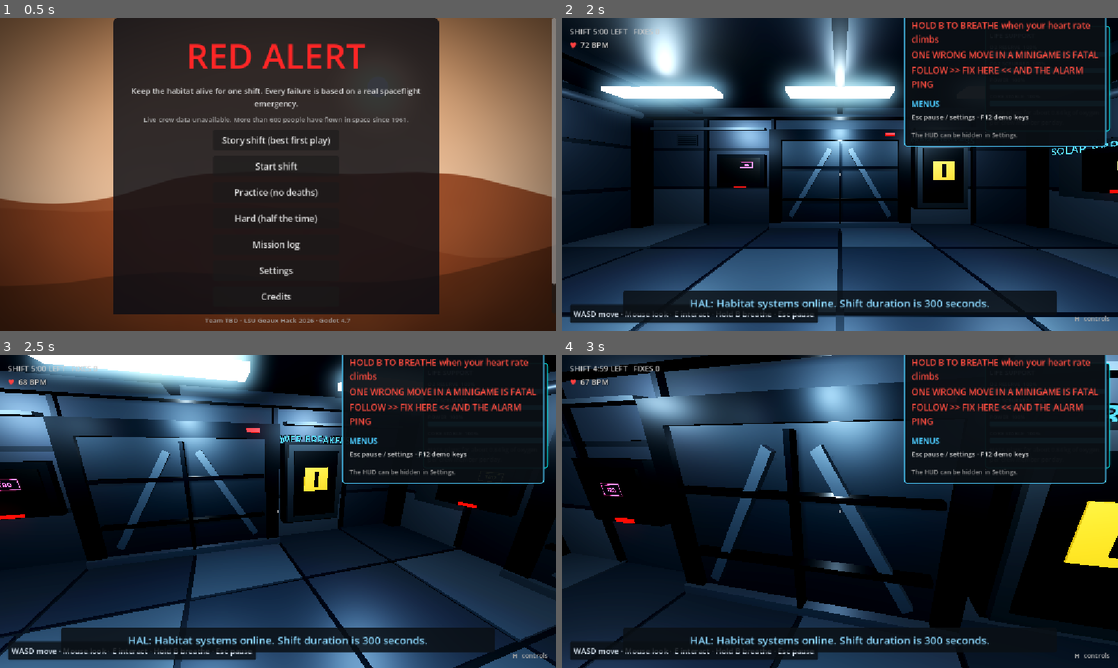
Above: before the commit, frames 1-4 (two rows, left to right).
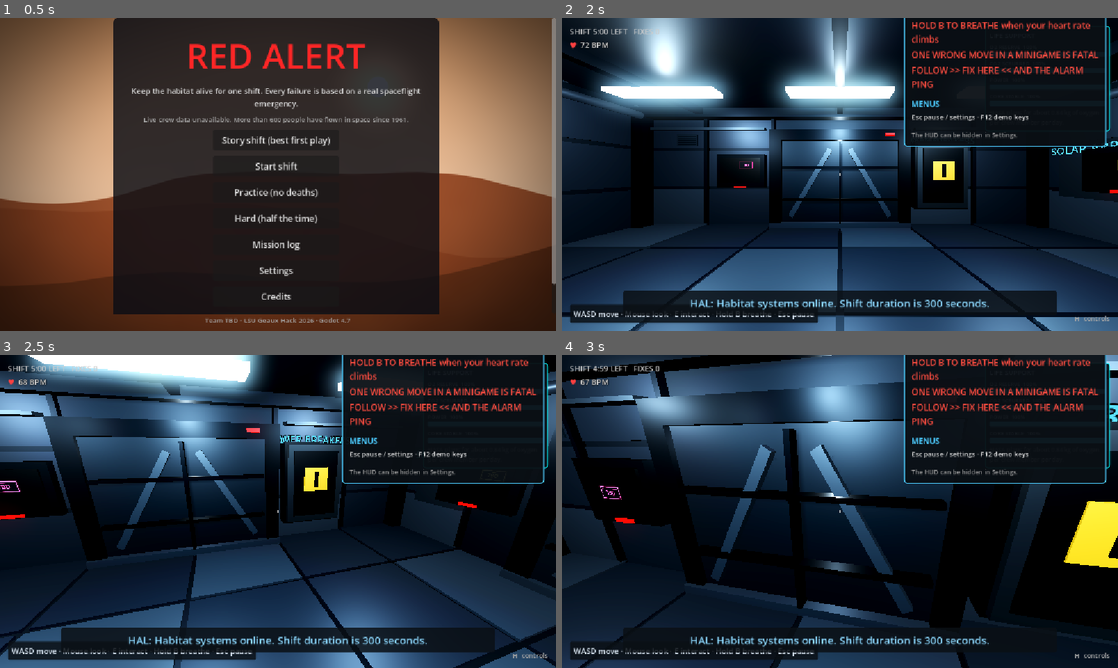
Above: after the commit, the same moments.

Repository: CrawfishChowder/GDSCHackathon
Game: Godot game, scene res://scenes/ui/title_screen.tscn
Same seed, same stepped clock (60 frames per second), same inputs: the game is played once before the commit and once after it.
Inputs (mouse positions are in pixels of both pictures, inside the frame that each line leads up to):
- Up to frame 1 (0.5 s): no input
- Up to frame 2 (2 s): click "Settings" at 0.5 s; click "Story shift (best first play)" at 1.25 s
- Up to frame 3 (2.5 s): tap Enter at 2 s; move the mouse to (305, 511) at 2.02 s; hold W (move_forward) from 2.03 s (still down); hold B (breathe) from 2.03 s (still down); tap Space (jump) at 2.27 s
- Up to frame 4 (3 s): keep holding W (move_forward); move the mouse to (812, 511) at 2.77 s; release B (breathe) at 2.78 s; tap E (interact) at 2.85 s

Frame 1 is identical in both runs. In frame 2, less than 0.1% of the frame differs, in the area x 31-100%, y 45-49%; in frame 3, 0.1%; in frame 4, 0.1%, in the area x 6-11%, y 40-47%.

Commit message:
Performance mode for 60 FPS at 1080p on integrated GPUs (T15g)
Implemented by Gemini from docs/handoff/step-15.md; reviewed by Claude.
Always: MSAA off, monitor viewports capped at 512x288. Performance mode: 3D at
0.75 scale, no shadows/fog/glow, monitors at 15 Hz. A one-time toast suggests it
when FPS stays under 55 for 5 s. Claude: performance mode no longer overwrites
the player's saved shadows choice.

Co-Authored-By: Claude Opus 5.5 <noreply@anthropic.com>

Diff:
--- a/red-alert/scripts/stage1/lighting_director.gd
+++ b/red-alert/scripts/stage1/lighting_director.gd
@@ -14,6 +14,9 @@
 	process_mode = PROCESS_MODE_ALWAYS
 	_setup_audio()
 	_setup_environment()
+	var s: Node = get_node_or_null("/root/Settings")
+	if s != null and s.has_signal("settings_changed"):
+		s.connect("settings_changed", _on_settings_changed)
 	var tree := get_tree()
 	if tree != null:
 		await tree.process_frame
@@ -150,13 +153,47 @@
 
 
 func _setup_environment() -> void:
-	var we := get_node_or_null("../../WorldEnvironment") as WorldEnvironment
+	var we := _get_world_environment()
 	if we == null or we.environment == null:
 		return
 	var env: Environment = we.environment
-	env.glow_enabled = true
+	var perf: bool = _is_performance_mode()
+	env.glow_enabled = not perf
 	env.glow_intensity = 0.6
 	env.glow_bloom = 0.05
-	env.fog_enabled = true
+	env.fog_enabled = not perf
 	env.fog_light_color = Color(0.05, 0.07, 0.09)
 	env.fog_density = 0.008
+
+
+func _on_settings_changed(key: String, value: Variant) -> void:
+	if key == "performance_mode":
+		_apply_performance_mode(bool(value))
+
+
+func _apply_performance_mode(perf: bool) -> void:
+	var we := _get_world_environment()
+	if we == null or we.environment == null:
+		return
+	we.environment.glow_enabled = not perf
+	we.environment.fog_enabled = not perf
+
+
+func _is_performance_mode() -> bool:
+	var s: Node = get_node_or_null("/root/Settings")
+	if s != null and s.has_method("get_setting"):
+		var val: Variant = s.get_setting("performance_mode")
+		if val != null:
+			return bool(val)
+	return false
+
+
+func _get_world_environment() -> WorldEnvironment:
+	var we := get_node_or_null("../../WorldEnvironment") as WorldEnvironment
+	if we != null:
+		return we
+	if get_parent() != null:
+		we = get_parent().get_node_or_null("WorldEnvironment") as WorldEnvironment
+		if we != null:
+			return we
+	return null
--- a/red-alert/scripts/stage1/normal_operations.gd
+++ b/red-alert/scripts/stage1/normal_operations.gd
@@ -69,18 +69,29 @@
 var _slots: Dictionary = {}
 var _connected_owner_ids: Dictionary = {}
 var _refresh_accumulator: float = 0.0
+var _performance_mode: bool = false
 
 
 func _ready() -> void:
 	process_mode = PROCESS_MODE_ALWAYS
 	_initialize_monitors()
+	var s: Node = get_node_or_null("/root/Settings")
+	if s != null:
+		if s.has_method("get_setting"):
+			_performance_mode = bool(s.get_setting("performance_mode"))
+		if s.has_signal("settings_changed"):
+			s.connect("settings_changed", func(key: String, value: Variant) -> void:
+				if key == "performance_mode":
+					_performance_mode = bool(value)
+			)
 
 
 func _process(delta: float) -> void:
 	_refresh_accumulator += delta
-	if _refresh_accumulator < 1.0 / monitor_refresh_rate:
+	var target_interval: float = 1.0 / 15.0 if _performance_mode else 1.0 / float(monitor_refresh_rate)
+	if _refresh_accumulator < target_interval:
 		return
-	_refresh_accumulator = fmod(_refresh_accumulator, 1.0 / monitor_refresh_rate)
+	_refresh_accumulator = fmod(_refresh_accumulator, target_interval)
 	for slot: Dictionary in _slots.values():
 		(slot["viewport"] as SubViewport).render_target_update_mode = (
 			SubViewport.UPDATE_ONCE
@@ -189,6 +200,7 @@
 			continue
 
 		var resolution := _resolution_for_surface(surface)
+		resolution = Vector2i(mini(resolution.x, 512), mini(resolution.y, 288))
 		var viewport := SubViewport.new()
 		viewport.name = "%sViewport" % _pascal_case(String(monitor_id))
 		viewport.size = resolution
--- a/red-alert/scripts/systems/settings.gd
+++ b/red-alert/scripts/systems/settings.gd
@@ -19,11 +19,15 @@
 	"vsync": true,
 	"show_fps": false,
 	"ui_scale": 1.0,
+	"performance_mode": false,
 }
 
 var fps_layer: CanvasLayer
 var fps_label: Label
 var _fps_timer: float = 0.0
+var _low_fps_duration: float = 0.0
+var _low_fps_suggested: bool = false
+var _toast_panel: PanelContainer = null
 
 
 func _ready() -> void:
@@ -36,6 +40,7 @@
 	var v: float = float(get_setting("master_volume"))
 	AudioServer.set_bus_volume_db(0, linear_to_db(max(v, 0.0001)))
 	_apply_all_audio_volumes.call_deferred()
+	_apply_viewport_scaling.call_deferred()
 
 
 func _process(delta: float) -> void:
@@ -44,6 +49,16 @@
 		if _fps_timer >= 0.5:
 			_fps_timer = 0.0
 			fps_label.text = "%d FPS" % Engine.get_frames_per_second()
+	if DisplayServer.get_name() != "headless":
+		if not _low_fps_suggested and not bool(get_setting("performance_mode")):
+			var current_fps: int = Engine.get_frames_per_second()
+			if current_fps > 0 and current_fps < 55:
+				_low_fps_duration += delta
+				if _low_fps_duration >= 5.0:
+					_low_fps_suggested = true
+					_show_low_fps_toast()
+			else:
+				_low_fps_duration = 0.0
 
 
 func _unhandled_input(event: InputEvent) -> void:
@@ -60,10 +75,10 @@
 	if fps_layer != null:
 		return
 	fps_layer = CanvasLayer.new()
-	fps_layer.name = "FPSLayer"
+	fps_layer.name = "SettingsLayer"
 	fps_layer.layer = 40
 	fps_layer.process_mode = Node.PROCESS_MODE_ALWAYS
-	fps_layer.visible = false
+	fps_layer.visible = true
 	add_child(fps_layer)
 
 	fps_label = Label.new()
@@ -114,9 +129,89 @@
 		fps_label.visible = enabled
 		if enabled:
 			fps_label.text = "%d FPS" % Engine.get_frames_per_second()
-	if fps_layer != null:
-		fps_layer.visible = enabled
 	_fps_timer = 0.0
+
+
+func _apply_viewport_scaling() -> void:
+	var perf: bool = bool(get_setting("performance_mode"))
+	var target_scale: float = 1.0
+	if perf:
+		target_scale = 0.75
+	var tree: SceneTree = get_tree()
+	if tree != null and tree.root != null:
+		tree.root.msaa_3d = Viewport.MSAA_DISABLED
+		tree.root.scaling_3d_scale = target_scale
+	var vp: Viewport = get_viewport()
+	if vp != null:
+		vp.msaa_3d = Viewport.MSAA_DISABLED
+		vp.scaling_3d_scale = target_scale
+
+
+func _apply_performance_mode(enabled: bool) -> void:
+	var target_scale: float = 1.0
+	if enabled:
+		target_scale = 0.75
+	var tree: SceneTree = get_tree()
+	if tree != null and tree.root != null:
+		tree.root.scaling_3d_scale = target_scale
+	var vp: Viewport = get_viewport()
+	if vp != null:
+		vp.scaling_3d_scale = target_scale
+	# get_setting forces shadows off in performance mode without overwriting the player's choice.
+	settings_changed.emit("shadows", get_setting("shadows"))
+
+
+func _show_low_fps_toast() -> void:
+	if fps_layer == null:
+		_setup_fps_ui()
+	if _toast_panel != null and is_instance_valid(_toast_panel):
+		return
+	_toast_panel = PanelContainer.new()
+	_toast_panel.name = "LowFPSToast"
+	_toast_panel.process_mode = Node.PROCESS_MODE_ALWAYS
+	_toast_panel.mouse_filter = Control.MOUSE_FILTER_IGNORE
+	var style := StyleBoxFlat.new()
+	style.bg_color = Color(0.08, 0.1, 0.14, 0.95)
+	style.border_color = Color(0.9, 0.6, 0.2, 0.9)
+	style.set_border_width_all(1)
+	style.set_corner_radius_all(6)
+	style.set_content_margin_all(10.0)
+	_toast_panel.add_theme_stylebox_override("panel", style)
+	_toast_panel.anchors_preset = Control.PRESET_BOTTOM_RIGHT
+	_toast_panel.anchor_left = 1.0
+	_toast_panel.anchor_right = 1.0
+	_toast_panel.anchor_top = 1.0
+	_toast_panel.anchor_bottom = 1.0
+	_toast_panel.offset_left = -380.0
+	_toast_panel.offset_top = -70.0
+	_toast_panel.offset_right = -20.0
+	_toast_panel.offset_bottom = -20.0
+	_toast_panel.grow_horizontal = Control.GROW_DIRECTION_BEGIN
+	_toast_panel.grow_vertical = Control.GROW_DIRECTION_BEGIN
+
+	var lbl := Label.new()
+	lbl.name = "ToastLabel"
+	lbl.text = "Low FPS: try Performance mode in Settings"
+	lbl.add_theme_font_size_override("font_size", 14)
+	lbl.add_theme_color_override("font_color", Color(1.0, 0.85, 0.5))
+	lbl.horizontal_alignment = HORIZONTAL_ALIGNMENT_CENTER
+	lbl.vertical_alignment = VERTICAL_ALIGNMENT_CENTER
+	_toast_panel.add_child(lbl)
+
+	fps_layer.add_child(_toast_panel)
+
+	var tween: Tween = create_tween()
+	if tween != null:
+		tween.set_pause_mode(Tween.TWEEN_PAUSE_PROCESS)
+		_toast_panel.modulate.a = 0.0
+		tween.tween_property(_toast_panel, "modulate:a", 1.0, 0.3)
+		tween.tween_interval(4.0)
+		tween.tween_property(_toast_panel, "modulate:a", 0.0, 0.5)
+		tween.tween_callback(func() -> void:
+			if is_instance_valid(_toast_panel):
+				_toast_panel.queue_free()
+				_toast_panel = null
+		)
 
 
 func _apply_bus_volume(bus_name: String, v: float) -> void:
@@ -135,11 +230,16 @@
 # Fetches a persisted setting or falls back to DEFAULTS. Unknown keys return null.
 func get_setting(key: String) -> Variant:
 	var sd: Node = get_node_or_null("/root/SaveData")
+	var val: Variant = null
 	if sd != null and sd.has_method("get_value"):
 		var settings: Variant = sd.get_value("settings")
 		if settings is Dictionary and (settings as Dictionary).has(key):
-			return (settings as Dictionary)[key]
-	return DEFAULTS.get(key, null)
+			val = (settings as Dictionary)[key]
+	if val == null:
+		val = DEFAULTS.get(key, null)
+	if key == "shadows" and bool(get_setting("performance_mode")):
+		return false
+	return val
 
 
 # Persists a preference and applies immediate side effects across audio and display servers.
@@ -169,4 +269,6 @@
 		_apply_ui_scale(float(value))
 	elif key == "show_fps":
 		_apply_show_fps(bool(value))
+	elif key == "performance_mode":
+		_apply_performance_mode(bool(value))
 	settings_changed.emit(key, value)
--- a/red-alert/scripts/ui/settings_panel.gd
+++ b/red-alert/scripts/ui/settings_panel.gd
@@ -15,6 +15,7 @@
 var _voice_val_label: Label
 var _captions_btn: CheckButton
 var _contrast_btn: CheckButton
+var _perf_btn: CheckButton
 var _shadows_btn: CheckButton
 var _hide_hud_btn: CheckButton
 var _fullscreen_btn: CheckButton
@@ -54,6 +55,7 @@
 	_add_slider("voice_volume", "Voice volume", _voice_slider, _voice_val_label, 0.0, 1.0, 0.01, true)
 	_captions_btn = _add_check("captions", "Captions")
 	_contrast_btn = _add_check("high_contrast", "High contrast")
+	_perf_btn = _add_check("performance_mode", "Performance mode (slow laptops / remote desktop)")
 	_shadows_btn = _add_check("shadows", "Shadows (turn off on slow machines)")
 	_hide_hud_btn = _add_check("hide_hud", "Hide HUD (for screenshots)")
 	_fullscreen_btn = _add_check("fullscreen", "Fullscreen (F11)")
@@ -117,6 +119,7 @@
 	_voice_slider.value = voice; _voice_val_label.text = "%d%%" % roundi(voice * 100.0)
 	_captions_btn.button_pressed = bool(_get_setting_val("captions", true))
 	_contrast_btn.button_pressed = bool(_get_setting_val("high_contrast", false))
+	_perf_btn.button_pressed = bool(_get_setting_val("performance_mode", false))
 	_shadows_btn.button_pressed = bool(_get_setting_val("shadows", true))
 	_hide_hud_btn.button_pressed = bool(_get_setting_val("hide_hud", false))
 	_fullscreen_btn.button_pressed = bool(_get_setting_val("fullscreen", false))
--- /dev/null
+++ b/red-alert/tests/test_performance_mode.gd
@@ -0,0 +1,108 @@
+extends SceneTree
+
+var got := {}
+
+
+func _fail(reason: String) -> void:
+	if root != null:
+		paused = false
+	print("FAIL: " + reason)
+	quit(1)
+
+
+func _initialize() -> void:
+	await process_frame
+
+	var sd: Node = root.get_node_or_null("SaveData")
+	if sd == null:
+		var sd_script := load("res://scripts/systems/save_data.gd") as GDScript
+		if sd_script == null:
+			return _fail("Failed to load save_data.gd")
+		sd = sd_script.new()
+		sd.name = "SaveData"
+		root.add_child(sd)
+		await process_frame
+
+	var settings: Node = root.get_node_or_null("Settings")
+	if settings == null:
+		var settings_script := load("res://scripts/systems/settings.gd") as GDScript
+		if settings_script == null:
+			return _fail("Failed to load settings.gd")
+		settings = settings_script.new()
+		settings.name = "Settings"
+		root.add_child(settings)
+		await process_frame
+
+	# Ensure clean baseline
+	settings.call("set_setting", "performance_mode", false)
+	settings.call("set_setting", "shadows", true)
+	await process_frame
+
+	var default_perf: Variant = settings.call("get_setting", "performance_mode")
+	if bool(default_perf) != false:
+		return _fail("Expected performance_mode default to be false, got %s" % default_perf)
+
+	# 1. Set performance_mode true
+	settings.call("set_setting", "performance_mode", true)
+	await process_frame
+
+	var shadows_val: Variant = settings.call("get_setting", "shadows")
+	if bool(shadows_val) != false:
+		return _fail("Expected shadows to be forced off in performance mode, got %s" % shadows_val)
+
+	if not is_equal_approx(root.scaling_3d_scale, 0.75):
+		return _fail("Expected root scaling_3d_scale == 0.75 in performance mode, got %f" % root.scaling_3d_scale)
+
+	# 2. Instance room and wait 2 frames
+	var room_scene := load("res://scenes/stage1/stage_1_room.tscn") as PackedScene
+	if room_scene == null:
+		return _fail("Failed to load stage_1_room.tscn")
+	var room: Node = room_scene.instantiate()
+	root.add_child(room)
+	await process_frame
+	await process_frame
+
+	# 3. Assert WorldEnvironment has fog_enabled == false and glow_enabled == false
+	var we := room.get_node_or_null("WorldEnvironment") as WorldEnvironment
+	if we == null or we.environment == null:
+		room.queue_free()
+		return _fail("WorldEnvironment or environment not found in room")
+	if we.environment.fog_enabled != false:
+		room.queue_free()
+		return _fail("Expected fog_enabled == false in performance mode, got %s" % we.environment.fog_enabled)
+	if we.environment.glow_enabled != false:
+		room.queue_free()
+		return _fail("Expected glow_enabled == false in performance mode, got %s" % we.environment.glow_enabled)
+
+	# 4. Check monitor viewports cap resolution at 512x288
+	var normal_ops: Node = room.get_node_or_null("NormalOperations")
+	if normal_ops != null and normal_ops.has_method("get_monitor_ids"):
+		var monitor_ids: Array = normal_ops.call("get_monitor_ids")
+		for mid in monitor_ids:
+			var res: Vector2i = normal_ops.call("get_monitor_resolution", mid)
+			if res.x > 512 or res.y > 288:
+				room.queue_free()
+				return _fail("Monitor %s resolution %s exceeded 512x288" % [mid, res])
+
+	# 5. Toggle performance_mode to false and verify live updates
+	settings.call("set_setting", "performance_mode", false)
+	await process_frame
+	if we.environment.fog_enabled != true:
+		room.queue_free()
+		return _fail("Expected fog_enabled == true when performance mode toggled off")
+	if we.environment.glow_enabled != true:
+		room.queue_free()
+		return _fail("Expected glow_enabled == true when performance mode toggled off")
+	if not is_equal_approx(root.scaling_3d_scale, 1.0):
+		room.queue_free()
+		return _fail("Expected scaling_3d_scale == 1.0 when performance mode toggled off, got %f" % root.scaling_3d_scale)
+
+	# 6. Reset setting and clean up
+	room.queue_free()
+	await process_frame
+	settings.call("set_setting", "performance_mode", false)
+	await process_frame
+
+	paused = false
+	print("PASS")
+	quit(0)
